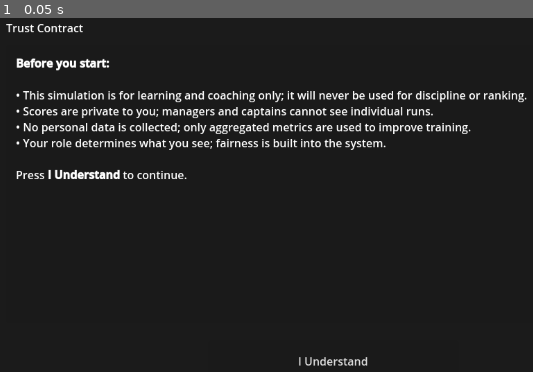
Above: before the commit, frame 1.
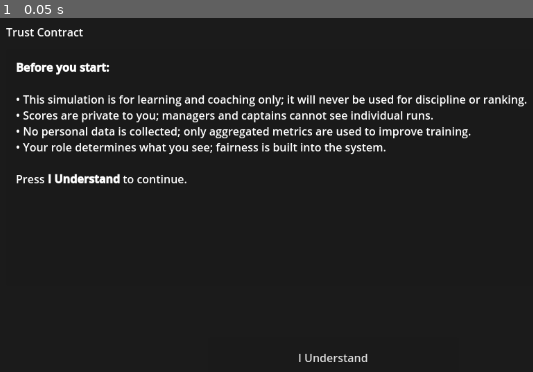
Above: after the commit, the same moment.

Repository: donotworryitisme-boop/wots-alpha
Game: Godot game, scene res://ui/TrustContract.tscn
The game is run twice, just before and just after one commit, with the same random seed, the same clock (stepped at 60 frames per second) and the same inputs. This scene is started directly instead of the project's main scene.
Inputs:
- Up to frame 1 (0.05 s): no input

The runs differ from the first frame. In frame 1, 8.3% of the frame differs, in the area x 1-99%, y 1-99%.

Commit message:
fixes working

Diff:
--- a/Main.tscn
+++ b/Main.tscn
@@ -1,6 +1,3 @@
-[gd_scene load_steps=2 format=3 uid="uid://bgfqdca4ri4rn"]
-
-[ext_resource type="Script" uid="uid://cmtiwo01vgy6i" path="res://Main.gd" id="1"]
+[gd_scene format=3 uid="uid://bgfqdca4ri4rn"]
 
 [node name="Main" type="Node"]
-script = ExtResource("1")
--- a/project.godot
+++ b/project.godot
@@ -11,7 +11,7 @@
 [application]
 
 config/name="WOTS Bay B2B Alpha"
-run/main_scene="uid://cti3ionhovfei"
+run/main_scene="res://scenes/Main.tscn"
 config/features=PackedStringArray("4.5")
 config/icon="res://icon.svg"
 
--- a/scenes/Main.gd
+++ b/scenes/Main.gd
@@ -1,7 +1,7 @@
 extends Control
 
 const DEBUG_OVERLAY_SCENE: PackedScene = preload("res://debug/DebugOverlay.tscn")
-const TRUST_CONTRACT_SCENE: PackedScene = preload("res://ui/trust_contract.tscn") # lowercase, deterministic
+const TRUST_CONTRACT_SCENE: PackedScene = preload("res://ui/TrustContract.tscn") # lowercase, deterministic
 const TRUST_FILE_PATH: String = "user://trust_contract_seen.dat"
 
 var _trust_ok: bool = false
--- a/scripts/TrustContract.gd
+++ b/scripts/TrustContract.gd
@@ -11,21 +11,24 @@
 	layer = 10
 	add_to_group("wots_trust_contract")
 
-	# Standard signal connection
-	if accept_button != null and not accept_button.pressed.is_connected(_on_accept_pressed):
-		accept_button.pressed.connect(_on_accept_pressed)
-
 	if body != null:
 		body.bbcode_enabled = true
 		body.text = _build_contract_text()
 
+	# Ensure signal connection
+	if accept_button != null and not accept_button.pressed.is_connected(_on_accept_pressed):
+		accept_button.pressed.connect(_on_accept_pressed)
+
+	# If accept_button is missing, it will be obvious in Output.
+	if accept_button == null:
+		print("[TrustContract] ERROR: AcceptButton not found (scene mismatch).")
+
 func _input(event: InputEvent) -> void:
-	# Hard fallback: runs even if UI intercepts input.
-	# If user clicks inside accept button rect, accept.
+	# Hard fallback: even if UI delivery is weird, clicking on the button area accepts.
 	if accept_button == null:
 		return
 	if event is InputEventMouseButton and event.pressed and event.button_index == MOUSE_BUTTON_LEFT:
-		var r: Rect2 = accept_button.get_global_rect()
+		var r := accept_button.get_global_rect()
 		if r.has_point(event.position):
 			_on_accept_pressed()
 			get_viewport().set_input_as_handled()
--- a/ui/TrustContract.tscn
+++ b/ui/TrustContract.tscn
@@ -42,7 +42,8 @@
 mouse_filter = 0
 
 [node name="BodyPanel" type="PanelContainer" parent="Root/Center/Panel/Margin/VBox"]
-custom_minimum_size = Vector2(0, 400)
+custom_minimum_size = Vector2(0, 340)
+size_flags_vertical = 3
 mouse_filter = 2
 
 [node name="BodyMargin" type="MarginContainer" parent="Root/Center/Panel/Margin/VBox/BodyPanel"]
@@ -55,6 +56,11 @@
 [node name="Body" type="RichTextLabel" parent="Root/Center/Panel/Margin/VBox/BodyPanel/BodyMargin"]
 bbcode_enabled = true
 scroll_active = true
+size_flags_vertical = 3
+mouse_filter = 0
+
+[node name="Spacer" type="Control" parent="Root/Center/Panel/Margin/VBox"]
+size_flags_vertical = 3
 mouse_filter = 0
 
 [node name="ButtonCenter" type="CenterContainer" parent="Root/Center/Panel/Margin/VBox"]
--- a/ui/trust_contract.tscn
+++ /dev/null
@@ -1,74 +0,0 @@
-[gd_scene load_steps=2 format=3 uid="uid://c0k7iwmjwkabu"]
-
-[ext_resource type="Script" uid="uid://dbg8uk1qnu80w" path="res://scripts/TrustContract.gd" id="1"]
-
-[node name="TrustContract" type="CanvasLayer"]
-layer = 10
-script = ExtResource("1")
-
-[node name="Dimmer" type="ColorRect" parent="."]
-anchors_preset = 15
-anchor_right = 1.0
-anchor_bottom = 1.0
-color = Color(0, 0, 0, 0.6)
-
-[node name="Root" type="Control" parent="."]
-layout_mode = 3
-anchors_preset = 15
-anchor_right = 1.0
-anchor_bottom = 1.0
-mouse_filter = 2
-
-[node name="Center" type="CenterContainer" parent="Root"]
-layout_mode = 0
-anchor_right = 1.0
-anchor_bottom = 1.0
-mouse_filter = 2
-
-[node name="Panel" type="PanelContainer" parent="Root/Center"]
-custom_minimum_size = Vector2(980, 560)
-layout_mode = 2
-mouse_filter = 2
-
-[node name="Margin" type="MarginContainer" parent="Root/Center/Panel"]
-layout_mode = 2
-mouse_filter = 2
-theme_override_constants/margin_left = 18
-theme_override_constants/margin_top = 18
-theme_override_constants/margin_right = 18
-theme_override_constants/margin_bottom = 18
-
-[node name="VBox" type="VBoxContainer" parent="Root/Center/Panel/Margin"]
-layout_mode = 2
-mouse_filter = 2
-theme_override_constants/separation = 14
-
-[node name="Title" type="Label" parent="Root/Center/Panel/Margin/VBox"]
-layout_mode = 2
-mouse_filter = 0
-text = "Trust Contract"
-
-[node name="BodyPanel" type="PanelContainer" parent="Root/Center/Panel/Margin/VBox"]
-custom_minimum_size = Vector2(0, 400)
-layout_mode = 2
-mouse_filter = 2
-
-[node name="BodyMargin" type="MarginContainer" parent="Root/Center/Panel/Margin/VBox/BodyPanel"]
-layout_mode = 2
-mouse_filter = 2
-theme_override_constants/margin_left = 14
-theme_override_constants/margin_top = 14
-theme_override_constants/margin_right = 14
-theme_override_constants/margin_bottom = 14
-
-[node name="Body" type="RichTextLabel" parent="Root/Center/Panel/Margin/VBox/BodyPanel/BodyMargin"]
-layout_mode = 2
-bbcode_enabled = true
-
-[node name="ButtonCenter" type="CenterContainer" parent="Root/Center/Panel/Margin/VBox"]
-custom_minimum_size = Vector2(0, 84)
-layout_mode = 2
-mouse_filter = 2
-
-[node name="AcceptButton" type="Button" parent="Root/Center/Panel/Margin/VBox/ButtonCenter"]
-layout_mode = 2
